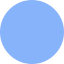
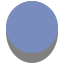
Layered file, before and after one edit (64x64). Changes by layer:
added layer "Ellipse 1" (1st of 4) above "Ellipse 1" over <box>6,1,58,53</box>
added layer "Ellipse 1" (2nd of 4) above "Ellipse 1" over <box>6,1,58,63</box>
hid "Ellipse 1" (3rd of 4), painted on it over <box>0,0,64,64</box>
